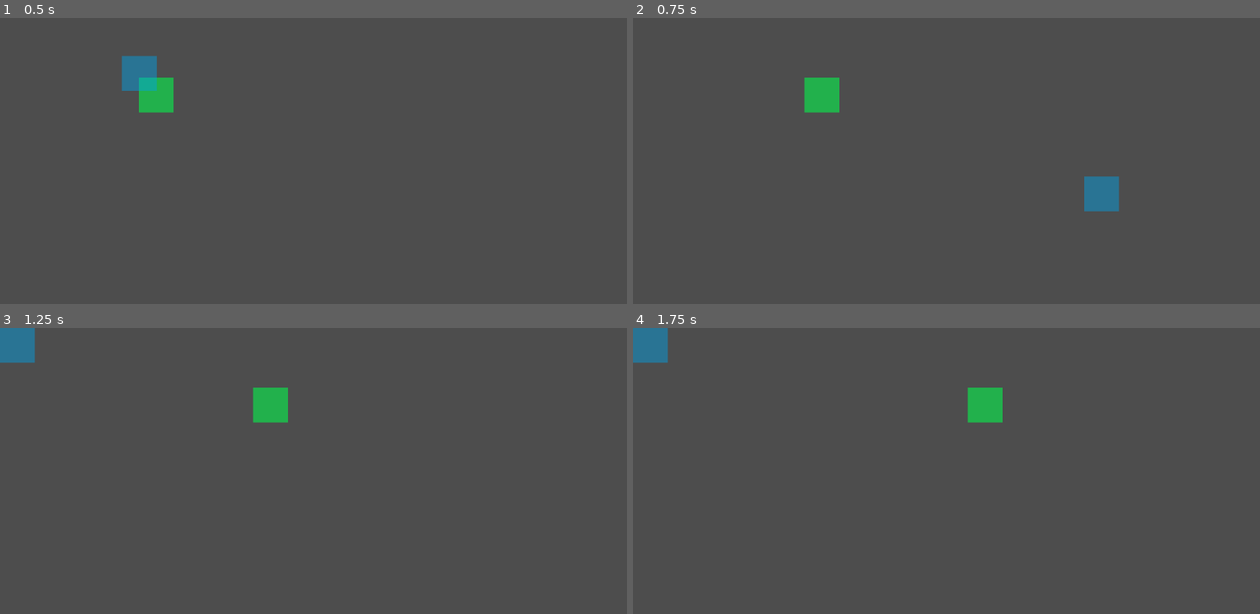
Above: before the commit, frames 1-4 (two rows, left to right).
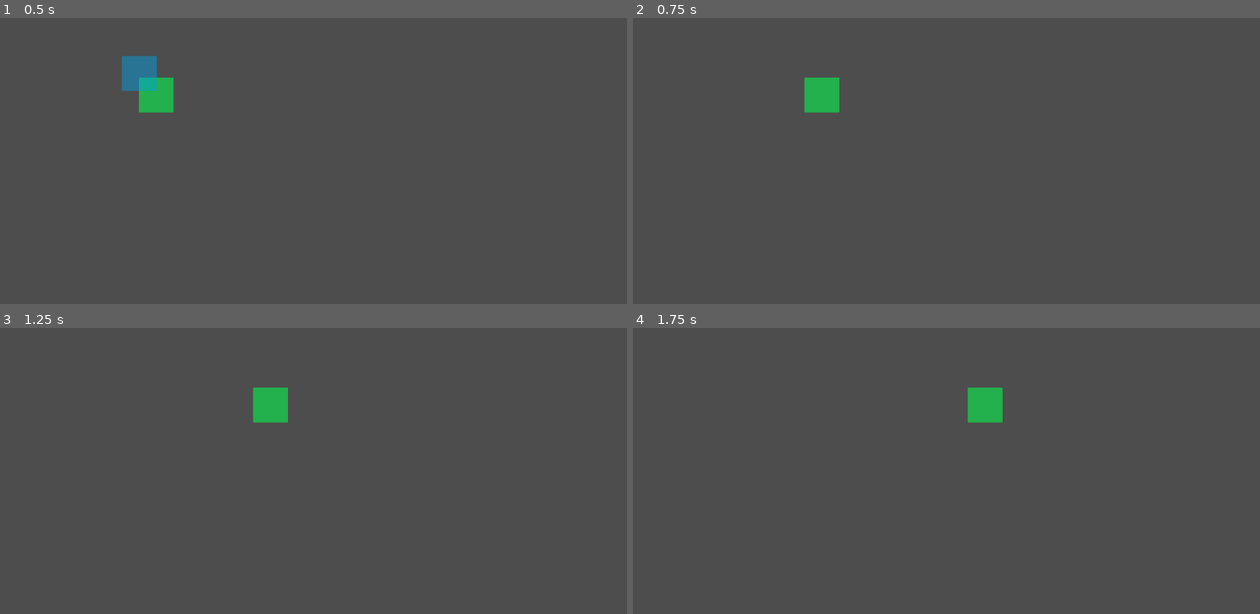
Above: after the commit, the same moments.

Repository: edenYosef1990/myGodotGame
Game: Godot game, scene res://node_2d.tscn
Same seed, same stepped clock (60 frames per second), same inputs: the game is played once before the commit and once after it.
Inputs (mouse positions are in pixels of both pictures, inside the frame that each line leads up to):
- Up to frame 1 (0.5 s): no input
- Up to frame 2 (0.75 s): tap Enter (ui_accept) at 0.5 s; move the mouse to (1084, 175) at 0.52 s; hold Right (ui_right) from 0.53 s (still down); click (1084, 175) at 0.67 s
- Up to frame 3 (1.25 s): keep holding Right (ui_right); tap Enter (ui_accept) at 0.77 s
- Up to frame 4 (1.75 s): keep holding Right (ui_right); move the mouse to (821, 522) at 1.27 s; click (821, 522) at 1.42 s; tap Enter (ui_accept) at 1.52 s

Frame 1 is identical in both runs. In frame 2, 0.7% of the frame differs, in the area x 71-78%, y 55-68%; in frame 3, 0.7%; in frame 4, 0.7%.

Commit message:
fix selection rect

Diff:
--- a/GameManager.gd
+++ b/GameManager.gd
@@ -29,7 +29,9 @@
 	pass # Replace with function body.
 
 func updateRect(rect: Rect):
-	selectionRectangle.position = rect.topLeft + Vector2(32,32)
+	selectionRectangle.position = rect.topLeft + Vector2(rect.w / 2, rect.h / 2)
+	selectionRectangle.scale.x = rect.w / 64;
+	selectionRectangle.scale.y = rect.h / 64;
 	pass
 
 func _input(event):
Not shown, added: nodDD8B.tmp
